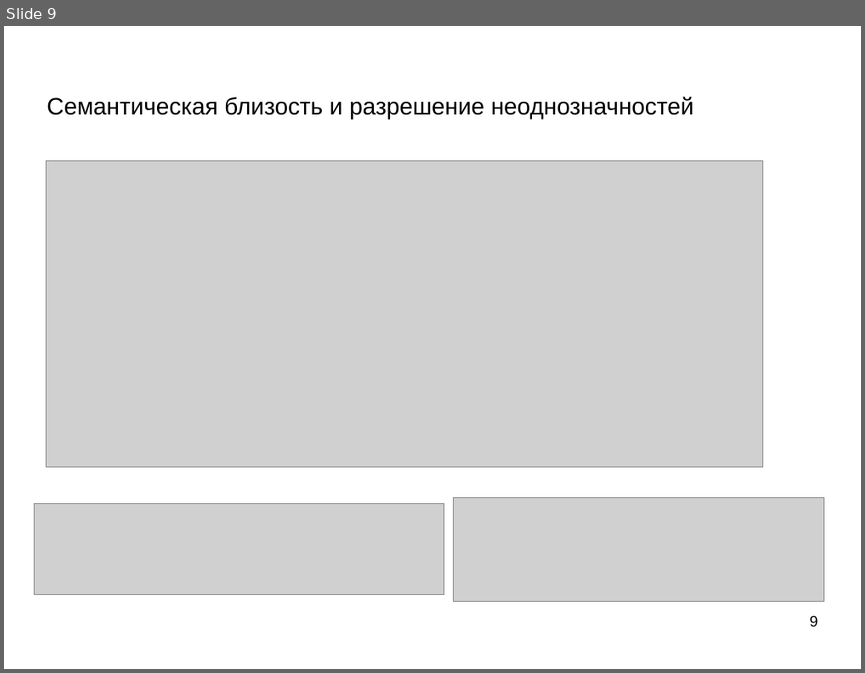
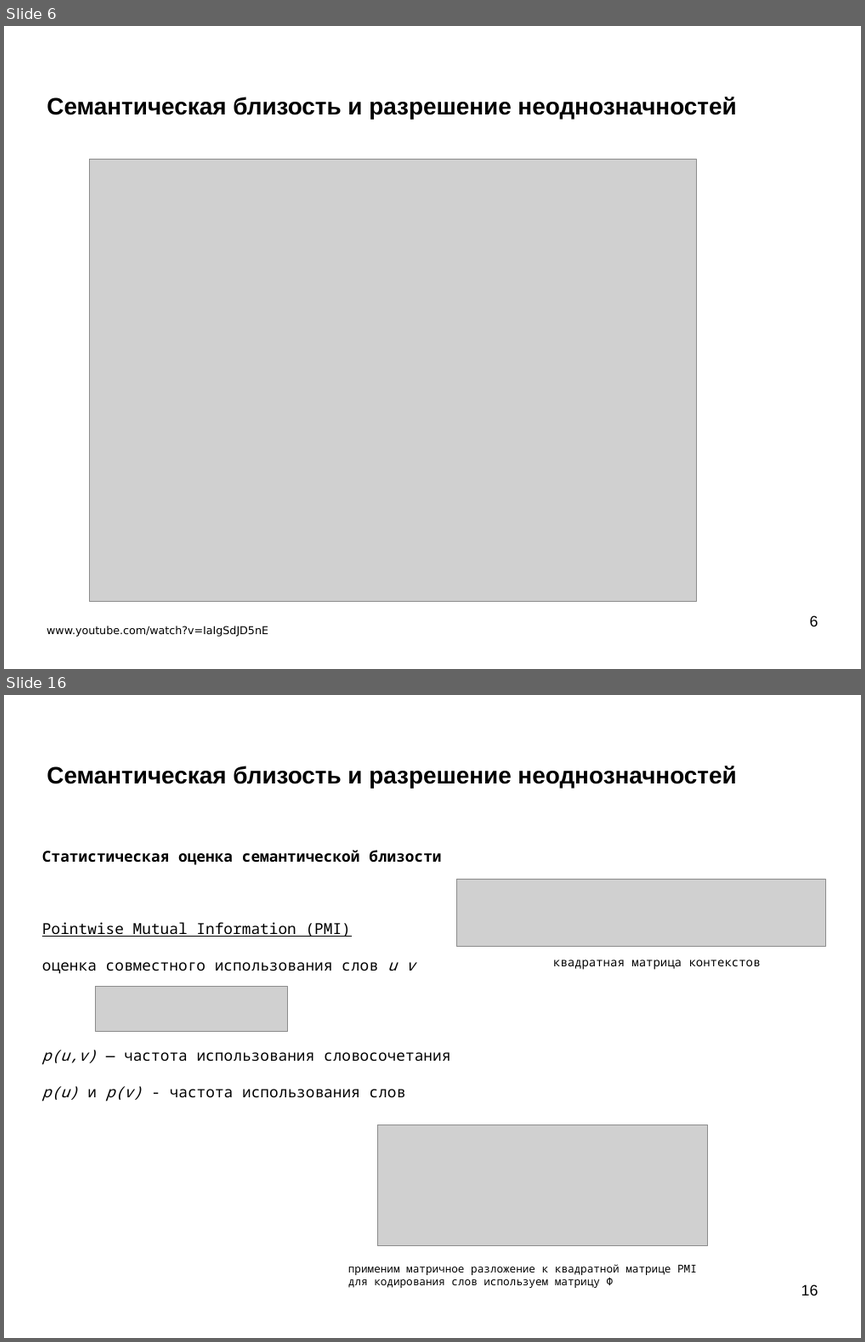
Before and after one commit to mechanoid5/ml_nlp_2022, a slide deck: 11-semantic.odp. Shown one above the other, each under a label of ours: slide 9 before the commit, slides 6 and 16 after it; the slides between them are not shown. The pictures are 865x673 and 865x1342 pixels, drawn with LibreOffice and Linux fonts; fonts in the diff are those of the drawing; grey boxes stand for pictures; background and template pictures are left out. Boxes give left, top, right and bottom in pixels: in the first picture for what was removed or moved away, otherwise in the second. Text is boxed around its words. In the diff, an @@ line names an element or a change of style, - is before the commit and + after.

```diff
--- a/11-semantic.odp
+++ b/11-semantic.odp
@@ slide 16 added at [4,695,861,1338], background picture (left out) @@
@@ title added at [46,766,736,788], 22 pt, text #000000, bold @@
+Семантическая близость и разрешение неоднозначностей
@@ text added at [42,850,450,1101], 14 pt, text #000000 @@
+Статистическая оценка семантической близости
+Pointwise Mutual Information (PMI)
+оценка совместного использования слов u v
+p(u,v) — частота использования словосочетания
+p(u) и p(v) - частота использования слов
@@ picture added at [457,879,826,946] @@
@@ text added at [553,959,760,970], 11 pt, text #000000 @@
+квадратная матрица контекстов
@@ picture added at [96,987,288,1032] @@
@@ picture added at [377,1125,708,1247] @@
@@ text added at [348,1264,697,1287], 10 pt, text #000000 @@
+применим матричное разложение к квадратной матрице PMI
+для кодирования слов используем матрицу Ф
@@ page number added at [801,1284,818,1295], 14 pt, text #000000 @@
+16
@@ what was slide 9 is now slide 6 @@
@@ slide 6 changed as well @@
@@ title "Семантическая близость и разрешение неоднозначностей" at [46,97,736,119]: bold on @@
@@ picture: place and size @@
-picture at [46,160,763,467]
+picture at [90,159,697,601]
@@ picture removed at [35,504,444,595] @@
@@ picture removed at [454,497,824,601] @@
@@ text added at [46,625,268,636], 10 pt, text #000000 @@
+www.youtube.com/watch?v=IaIgSdJD5nE
@@ page number at [810,615,818,626]: text changed @@
-9
+6
```
Also in this commit, not shown: 8 other slides changed, 12 other slides added, 2 other files.
